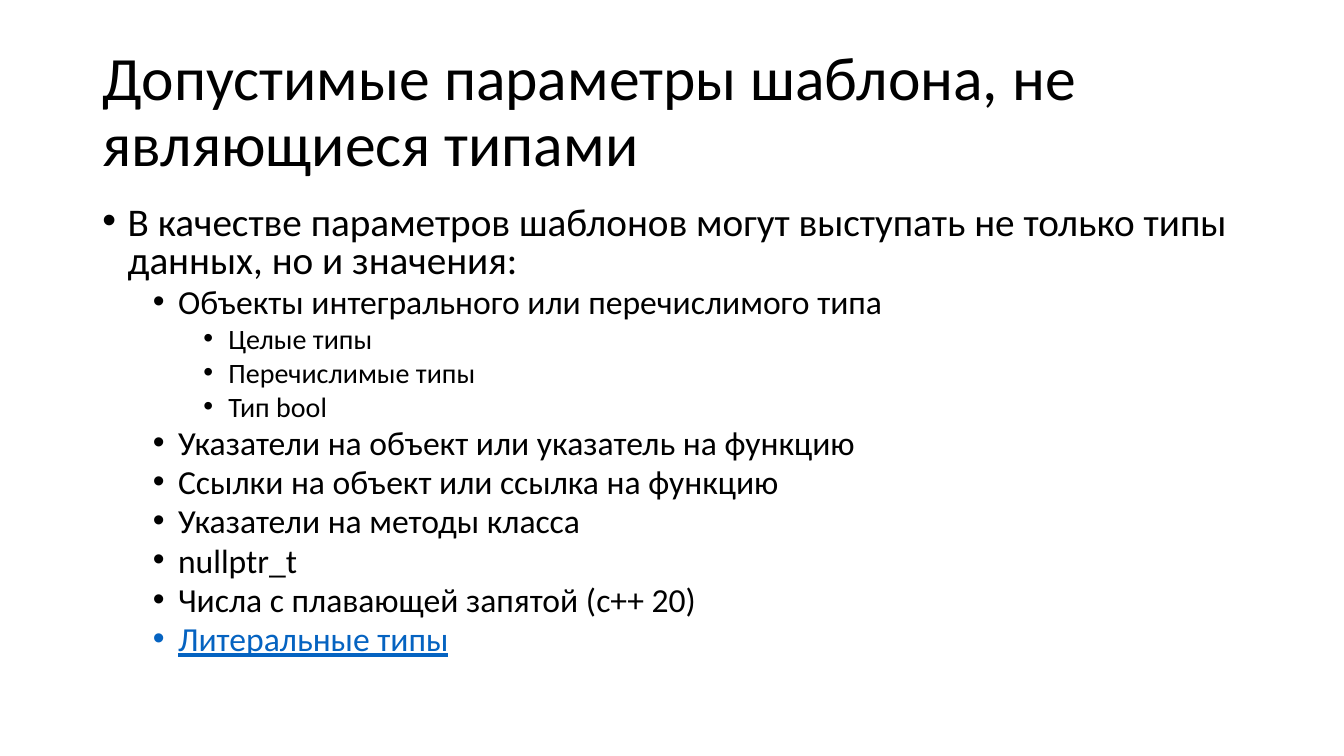
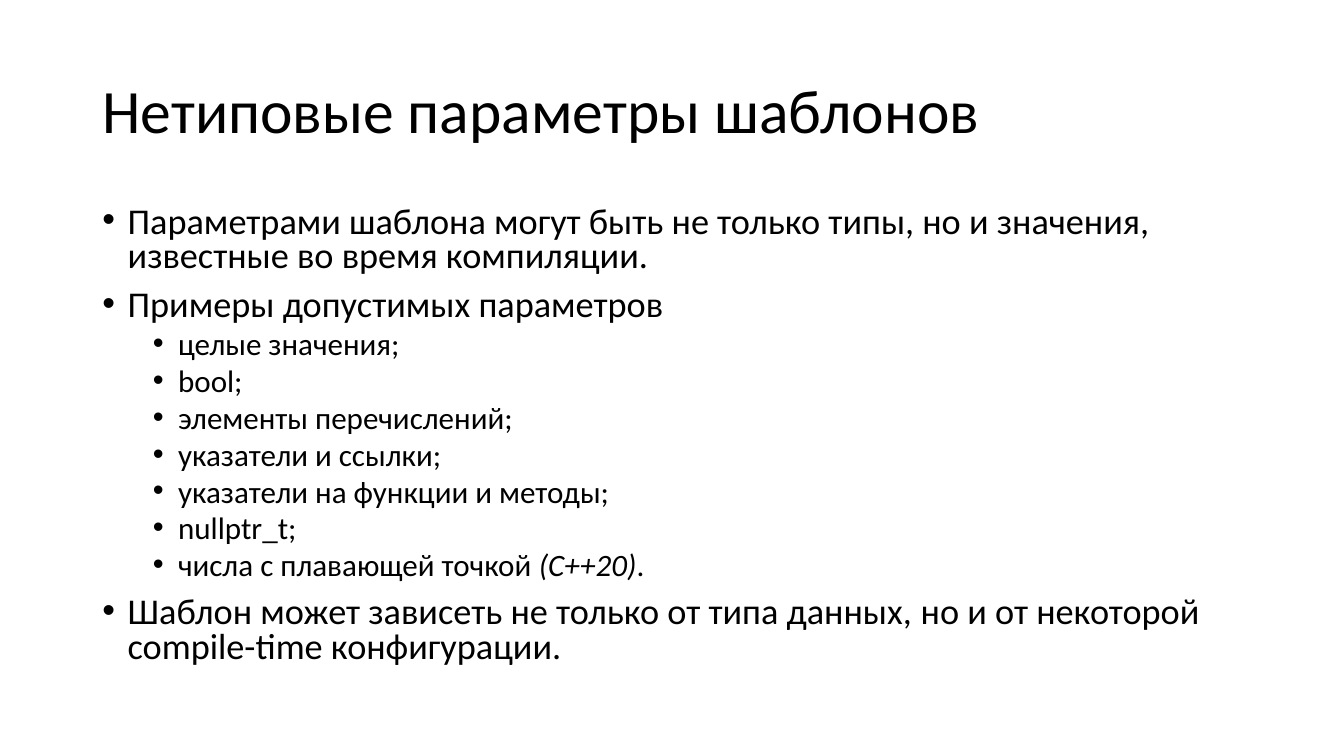
Before and after one commit to alexey-malov/oop, a slide deck: slide 17 of lectures/06/Обобщенное программирование, шаблоны.pptx (slide 26 before the commit). Drawn at 1344x756 pixels with LibreOffice and Linux fonts; fonts in the diff are those of the drawing. Boxes give left, top, right and bottom in pixels: in the first picture for what was removed or moved away, otherwise in the second. Text is boxed around its words. In the diff, an @@ line names an element or a change of style, - is before the commit and + after.

Commit message:
Обновил лекции по шаблонам и исключениям

```diff
--- a/lectures/06/Обобщенное программирование, шаблоны.pptx
+++ b/lectures/06/Обобщенное программирование, шаблоны.pptx
@@ title at box(102, 91, 979, 143): text changed @@
-Допустимые параметры шаблона, не являющиеся типами
+Нетиповые параметры шаблонов
@@ text at box(128, 209, 1199, 665): text changed; size 24 to 25.9 pt @@
-• В качестве параметров шаблонов могут выступать не только типы данных, но и значения:
-  • Объекты интегрального или перечислимого типа
-    • Целые типы
-    • Перечислимые типы
-    • Тип bool
-  • Указатели на объект или указатель на функцию
-  • Ссылки на объект или ссылка на функцию
-  • Указатели на методы класса
-  • nullptr_t
-  • Числа с плавающей запятой (c++ 20)
-  • Литеральные типы
+• Параметрами шаблона могут быть не только типы, но и значения, известные во время компиляции.
+• Примеры допустимых параметров
+  • целые значения;
+  • bool;
+  • элементы перечислений;
+  • указатели и ссылки;
+  • указатели на функции и методы;
+  • nullptr_t;
+  • числа с плавающей точкой (C++20).
+• Шаблон может зависеть не только от типа данных, но и от некоторой compile-time конфигурации.
```
Also in this commit, not shown: 8 other slides changed, 6 slides added, 17 slides removed, 1 other file.
